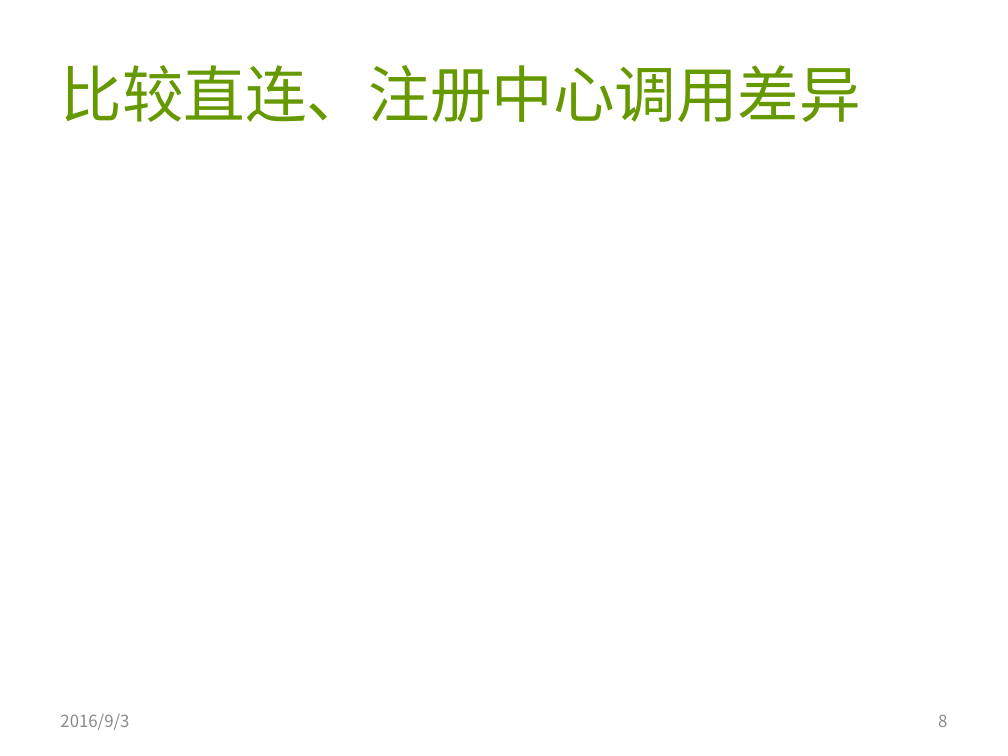
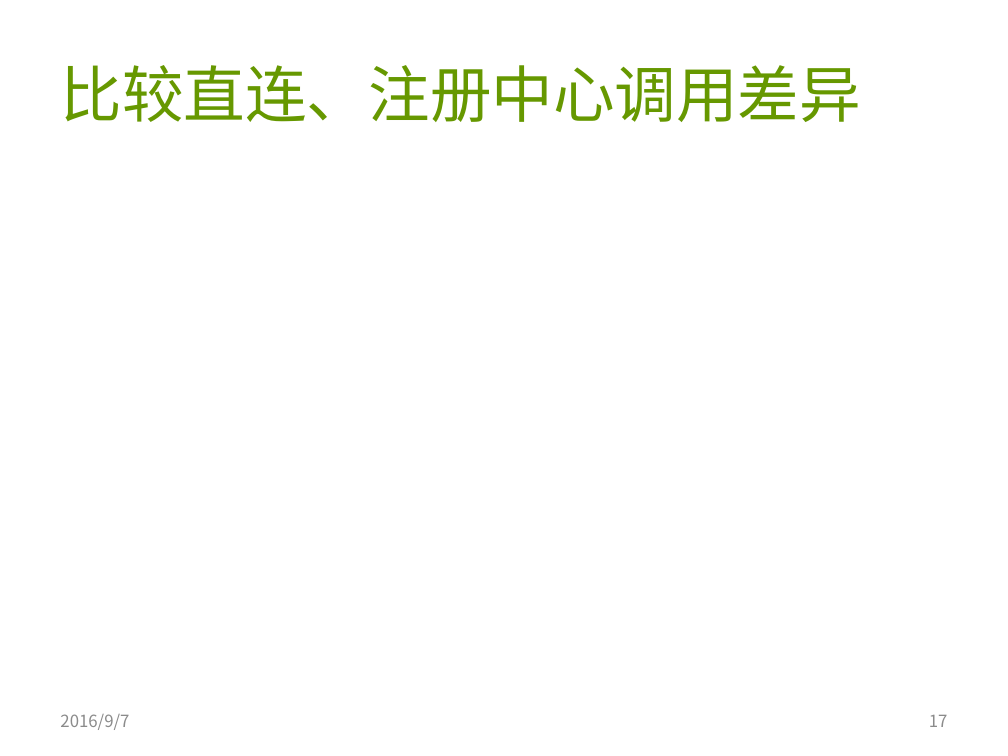
Before and after one commit to AmarRocks/demo, a slide deck: slide 17 of 04.dubbo_demo/document/dubbo源码分析2-refreence bean发起调用.pptx (slide 8 before the commit). Drawn at 1008x756 pixels with LibreOffice and Linux fonts; fonts in the diff are those of the drawing. Boxes give left, top, right and bottom in pixels: in the first picture for what was removed or moved away, otherwise in the second. Text is boxed around its words. In the diff, an @@ line names an element or a change of style, - is before the commit and + after.

Commit message:
dubbo 有返回指定的方法调用过程剖析

```diff
--- a/04.dubbo_demo/document/dubbo源码分析2-refreence bean发起调用.pptx
+++ b/04.dubbo_demo/document/dubbo源码分析2-refreence bean发起调用.pptx
@@ text at <box>60,714,129,730</box>: text changed @@
-2016/9/3
+2016/9/7
@@ page number at <box>929,715,948,727</box>: text changed @@
-8
+17
```
Also in this commit, not shown: 7 other slides changed, 9 slides added, 19 other files.
